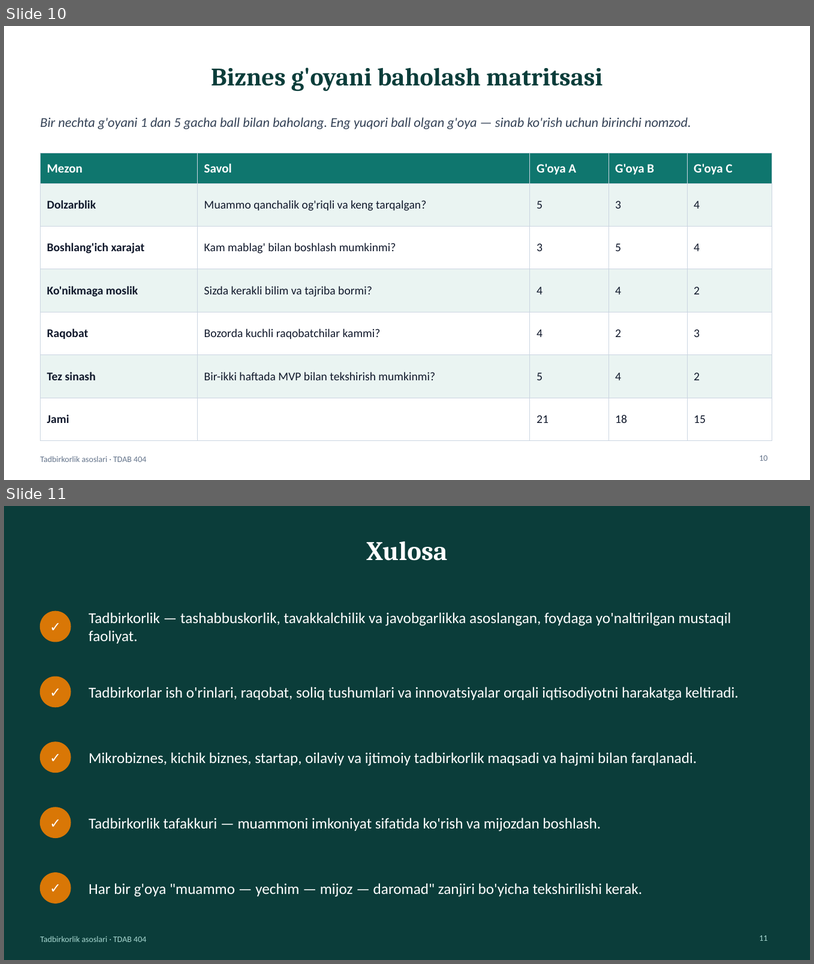
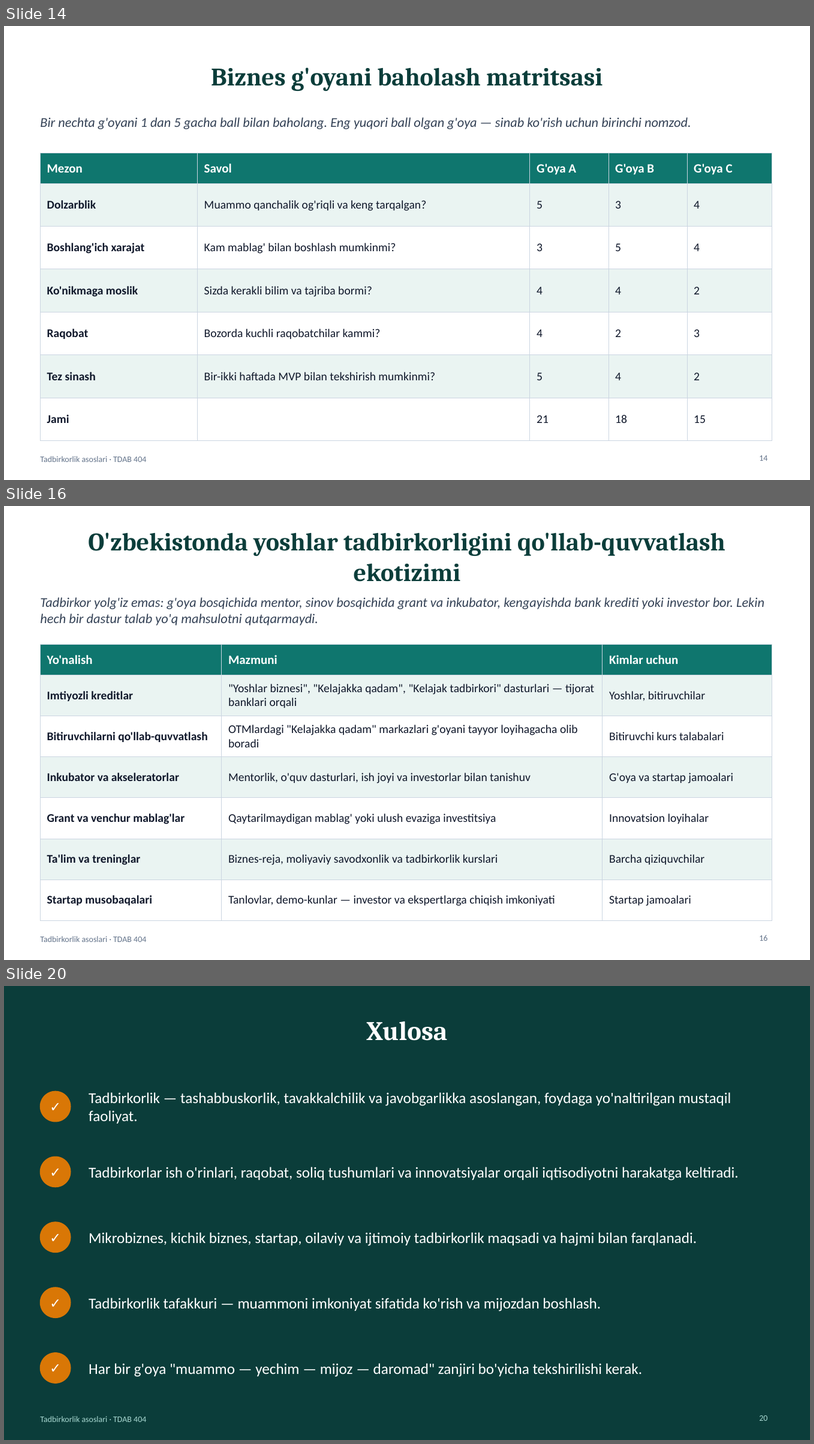
Before and after one commit to Ulugbek3989/tad, a slide deck: public/resources/taqdimotlar/M01-taqdimot.pptx. Shown one above the other, each under a label of ours: slides 10 and 11 before the commit, slides 14, 16 and 20 after it; the slides between them are not shown. The pictures are 814x964 and 814x1444 pixels, drawn with LibreOffice and Linux fonts; fonts in the diff are those of the drawing. Boxes give left, top, right and bottom in pixels: in the first picture for what was removed or moved away, otherwise in the second. Text is boxed around its words. In the diff, an @@ line names an element or a change of style, - is before the commit and + after.

```diff
--- a/public/resources/taqdimotlar/M01-taqdimot.pptx
+++ b/public/resources/taqdimotlar/M01-taqdimot.pptx
@@ slide 16 added at <box>4,506,810,960</box>, background #FFFFFF; not listed: 1 template element that a slide beside it also shows @@
@@ title added at <box>88,532,726,582</box>, 30 pt, text #0B3D3A, bold @@
+O'zbekistonda yoshlar tadbirkorligini qo'llab-quvvatlash ekotizimi
@@ text added at <box>40,597,765,625</box>, 16 pt, text #334155, italic @@
+Tadbirkor yolg'iz emas: g'oya bosqichida mentor, sinov bosqichida grant va inkubator, kengayishda bank krediti yoki investor bor. Lekin hech bir dastur talab yo'q mahsulotni qutqarmaydi.
@@ table added at <box>40,645,772,908</box>, 7 rows, 3 columns @@
+Yo'nalish | Mazmuni | Kimlar uchun
+Imtiyozli kreditlar | "Yoshlar biznesi", "Kelajakka qadam", "Kelajak tadbirkori" dasturlari — tijorat banklari orqali | Yoshlar, bitiruvchilar
+Bitiruvchilarni qo'llab-quvvatlash | OTMlardagi "Kelajakka qadam" markazlari g'oyani tayyor loyihagacha olib boradi | Bitiruvchi kurs talabalari
+Inkubator va akseleratorlar | Mentorlik, o'quv dasturlari, ish joyi va investorlar bilan tanishuv | G'oya va startap jamoalari
+Grant va venchur mablag'lar | Qaytarilmaydigan mablag' yoki ulush evaziga investitsiya | Innovatsion loyihalar
+Ta'lim va treninglar | Biznes-reja, moliyaviy savodxonlik va tadbirkorlik kurslari | Barcha qiziquvchilar
+Startap musobaqalari | Tanlovlar, demo-kunlar — investor va ekspertlarga chiqish imkoniyati | Startap jamoalari
@@ page number added at <box>759,934,768,940</box>, 10 pt, text #64748B @@
+16
@@ what was slide 10 is now slide 14 @@
@@ page number at <box>759,455,768,460</box>: text changed @@
-10
+14
@@ what was slide 11 is now slide 20 @@
@@ page number at <box>759,1415,768,1420</box>: text changed @@
-11
+20
```
Also in this commit, not shown: 1 slide changed, 8 other slides added, 41 other files.
